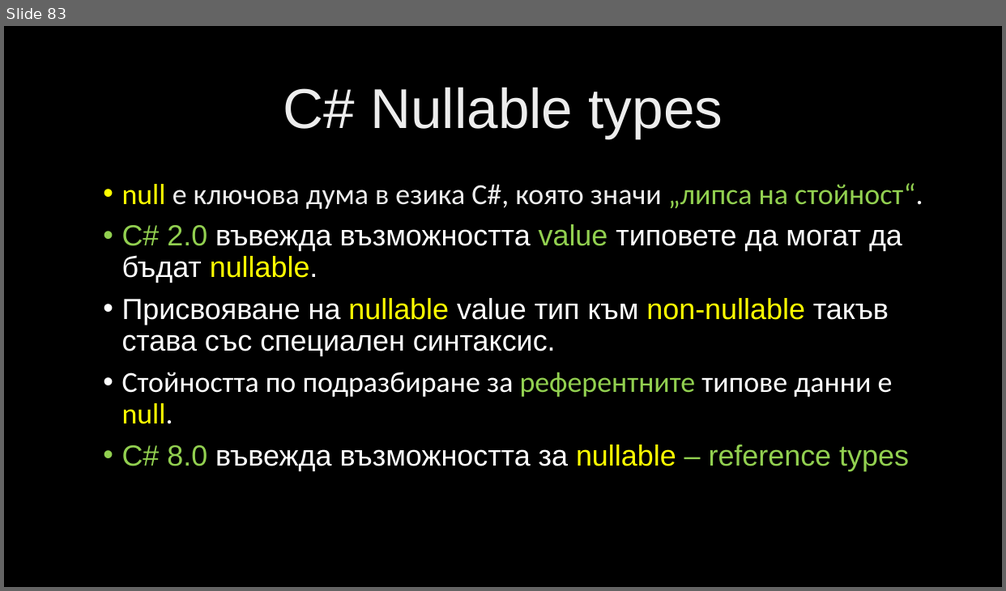
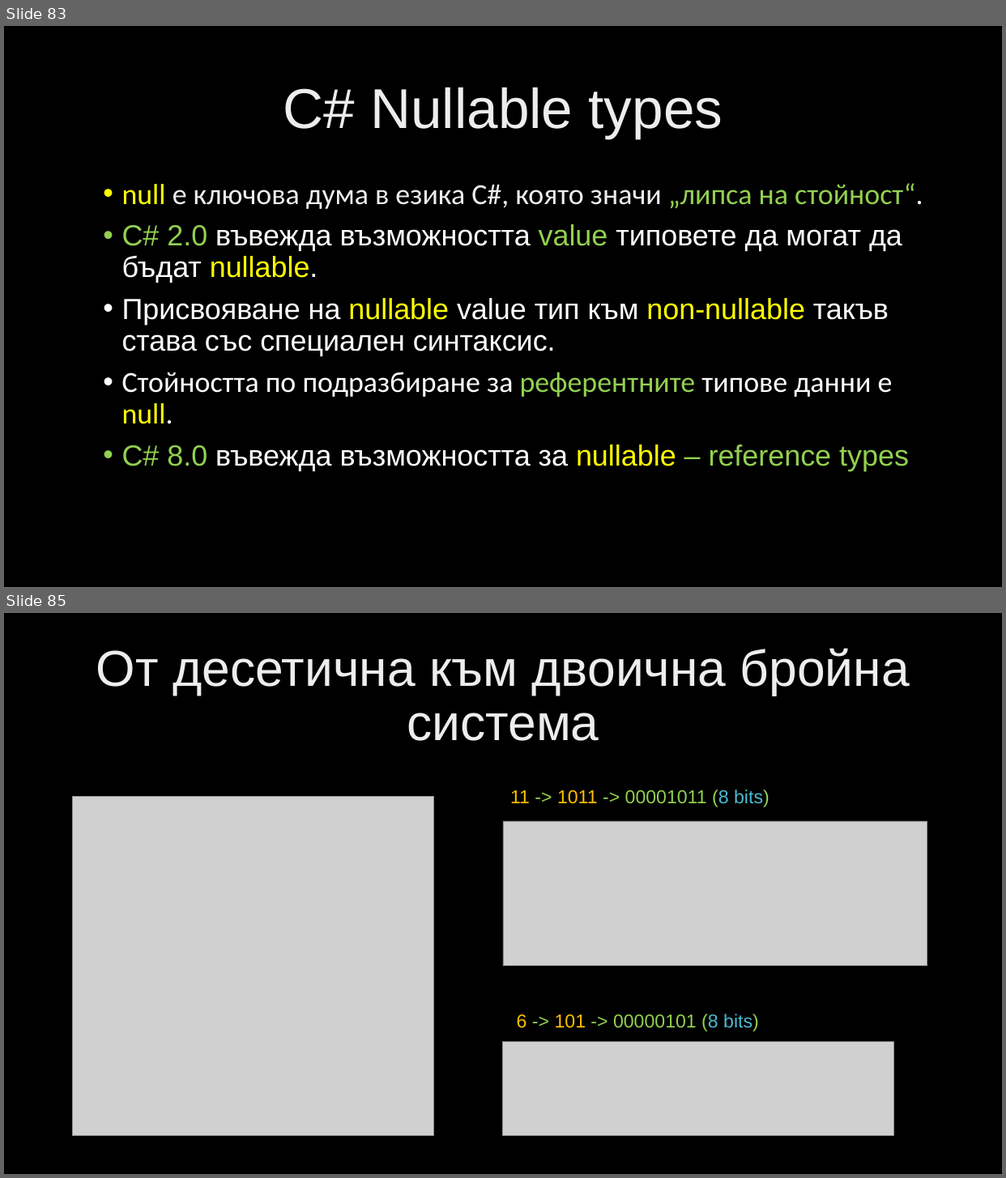
Before and after one commit to velizar92/CSharp-Programming-Presentations, a slide deck: C# Intermediate.pptx. Shown one above the other, each under a label of ours: slide 83 before the commit, slides 83 and 85 after it; the slides between them are not shown. The pictures are 1006x591 and 1006x1178 pixels, drawn with LibreOffice and Linux fonts; fonts in the diff are those of the drawing; grey boxes stand for pictures; background and template pictures are left out. Boxes give left, top, right and bottom in pixels: in the first picture for what was removed or moved away, otherwise in the second. Text is boxed around its words. In the diff, an @@ line names an element or a change of style, - is before the commit and + after.

```diff
--- a/C# Intermediate.pptx
+++ b/C# Intermediate.pptx
@@ slide 85 added at (4, 613, 1002, 1174), background picture (left out) @@
@@ title added at (96, 648, 910, 741), 48.6 pt, text gradient #BFBFBF to #EDEDED to #FFFFFF @@
+От десетична към двоична бройна система
@@ picture added at (73, 796, 434, 1136) @@
@@ text added at (510, 790, 769, 807), 18 pt, text #92D050 @@
+11 -> 1011 -> 00001011 (8 bits)
@@ picture added at (503, 821, 928, 966) @@
@@ text added at (517, 1014, 759, 1032), 18 pt, text #92D050 @@
+6 -> 101 -> 00000101 (8 bits)
@@ picture added at (503, 1042, 894, 1136) @@
```
Also in this commit, not shown: 3 other slides added.
